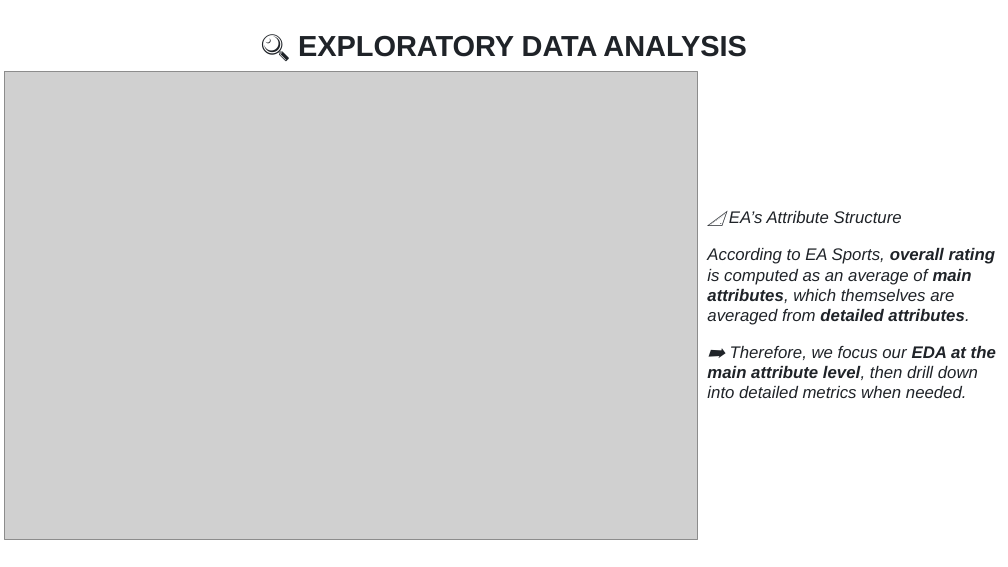
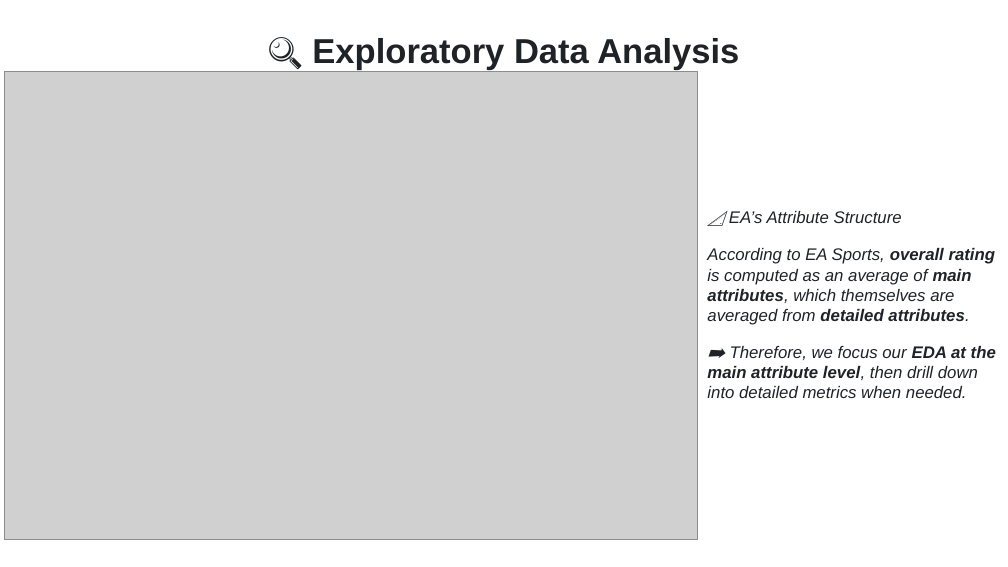
Before and after one commit to hoangbui93/Decoding-Modern-Football-Tactics-Talent-and-Transfer-Value, a slide deck: slide 8 of 🎓 Graduation Project.pptx. Drawn at 1008x567 pixels with LibreOffice and Linux fonts; fonts in the diff are those of the drawing; grey boxes stand for pictures. Boxes give left, top, right and bottom in pixels: in the first picture for what was removed or moved away, otherwise in the second. Text is boxed around its words. In the diff, an @@ line names an element or a change of style, - is before the commit and + after.

```diff
--- a/🎓 Graduation Project.pptx
+++ b/🎓 Graduation Project.pptx
@@ title at (312, 38, 739, 70): text changed; size 20.7 to 24.8 pt @@
-🔍 EXPLORATORY DATA ANALYSIS
+🔍 Exploratory Data Analysis
```
Also in this commit, not shown: 17 other slides changed, 5 slides added, 3 slides removed, 2 other files.
